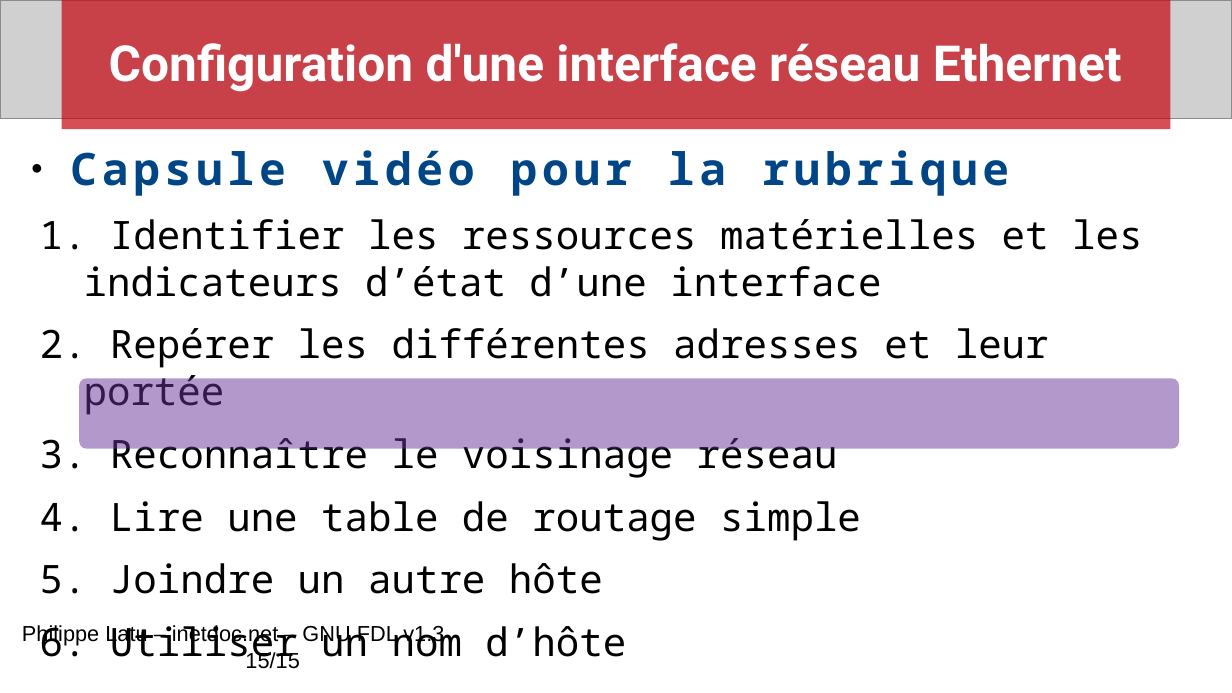
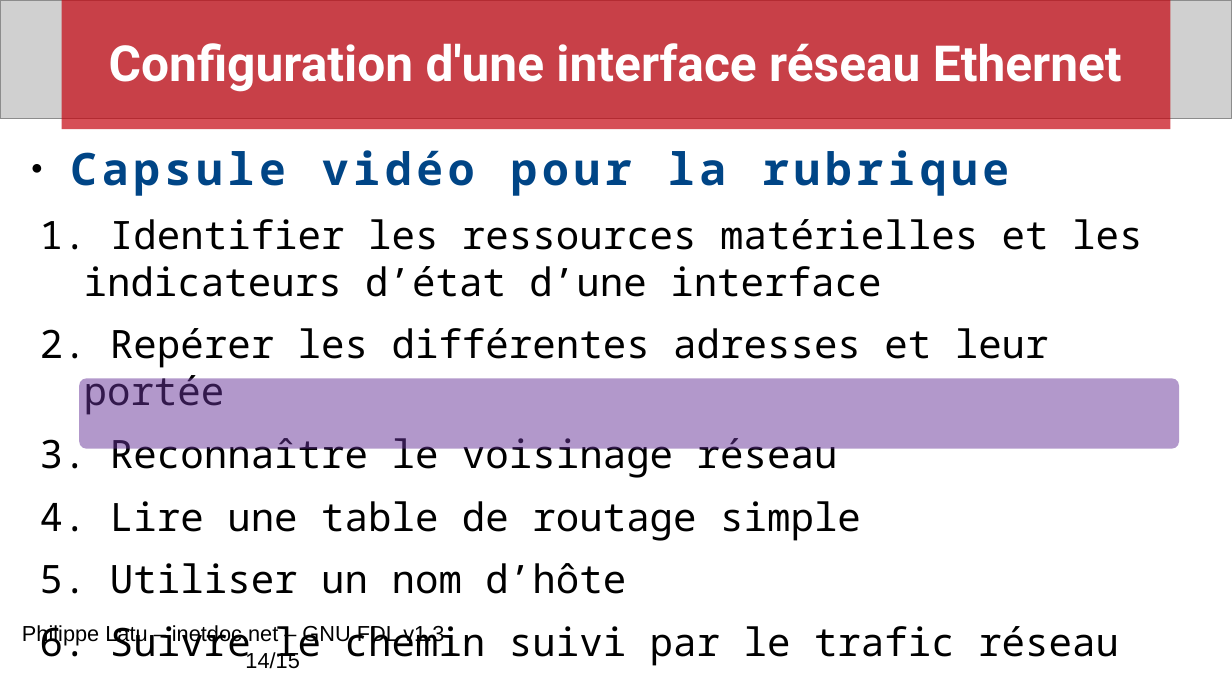
Before and after one commit to platu/inetdoc, a slide deck: slide 14 of travaux_pratiques/config.interface.lan/presentation/conf-intf-lan.odp (slide 15 before the commit). Drawn at 1232x693 pixels with LibreOffice and Linux fonts; fonts in the diff are those of the drawing; grey boxes stand for pictures. Boxes give left, top, right and bottom in pixels: in the first picture for what was removed or moved away, otherwise in the second. Text is boxed around its words. In the diff, an @@ line names an element or a change of style, - is before the commit and + after.

Commit message:
Support TP configuration interface Ethernet
. Versions intermédiaires présentation et script des capsules vidéo

```diff
--- a/travaux_pratiques/config.interface.lan/presentation/conf-intf-lan.odp
+++ b/travaux_pratiques/config.interface.lan/presentation/conf-intf-lan.odp
@@ text at bbox=[110, 563, 603, 594]: paragraph removed @@
-  5. Joindre un autre hôte
@@ text at bbox=[22, 625, 444, 669]: text changed @@
-Philippe Latu – inetdoc.net – GNU FDL v1.3 15/15
+Philippe Latu – inetdoc.net – GNU FDL v1.3 14/15
@@ text at bbox=[110, 625, 1119, 667]: paragraph added @@
+  6. Suivre le chemin suivi par le trafic réseau
```
Also in this commit, not shown: 4 other slides changed, 1 slide added, 1 slide removed, 1 other file.
